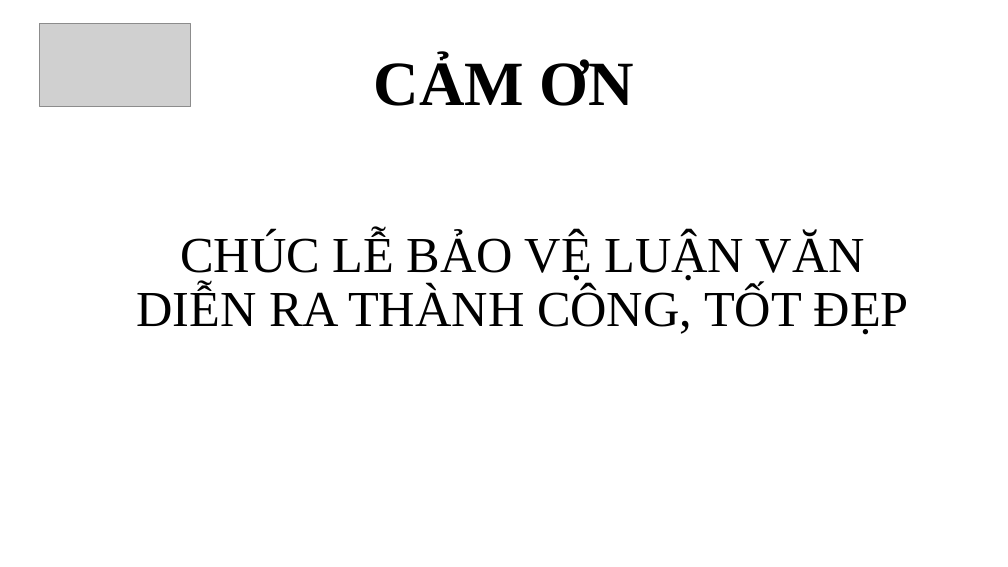
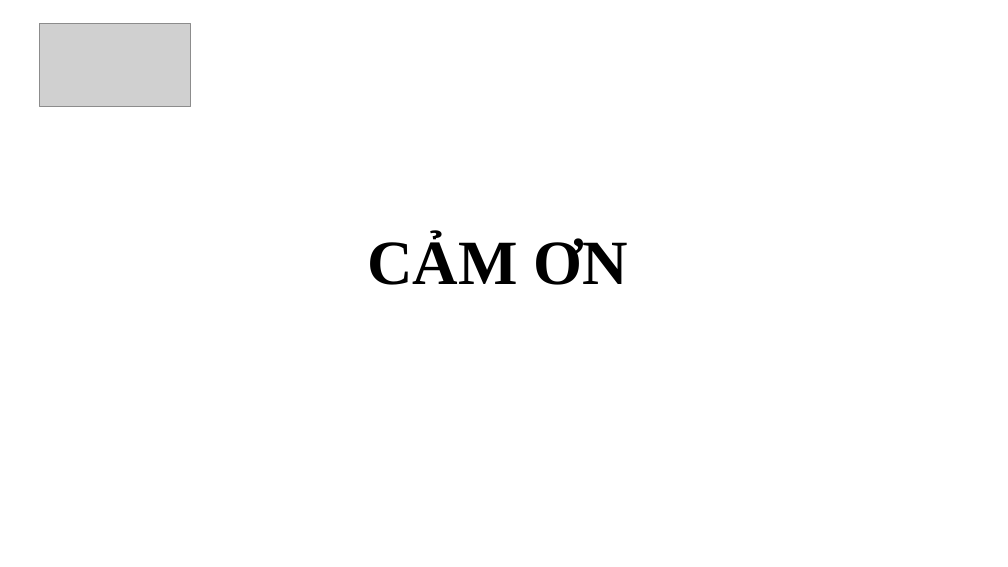
Before and after one commit to thanle95/Thesis_VietnameseCheckingSpelling, a slide deck: slide 41 of present.pptx (slide 40 before the commit). Drawn at 1008x567 pixels with LibreOffice and Linux fonts; fonts in the diff are those of the drawing; grey boxes stand for pictures; background and template pictures are left out. Boxes give left, top, right and bottom in pixels: in the first picture for what was removed or moved away, otherwise in the second. Text is boxed around its words. In the diff, an @@ line names an element or a change of style, - is before the commit and + after.

```diff
--- a/present.pptx
+++ b/present.pptx
@@ title "CẢM ƠN": place and size @@
-title "CẢM ƠN" at <box>374,56,634,106</box>
+title "CẢM ƠN" at <box>367,236,627,285</box>
@@ text removed at <box>136,232,909,335</box> @@
-  CHÚC LỄ BẢO VỆ LUẬN VĂN DIỄN RA THÀNH CÔNG, TỐT ĐẸP
```
Also in this commit, not shown: 13 other slides changed, 1 slide added, 3 other files.
